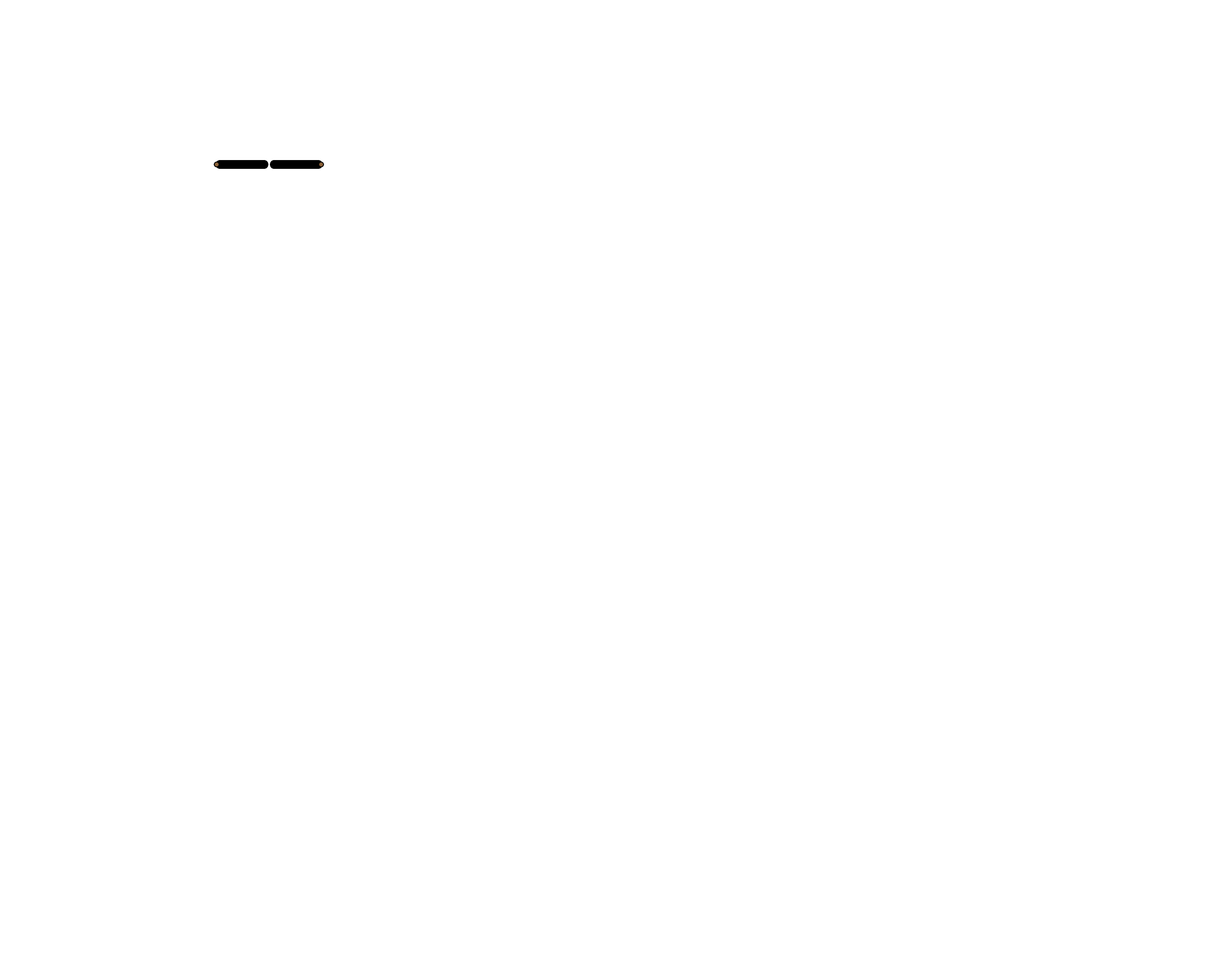
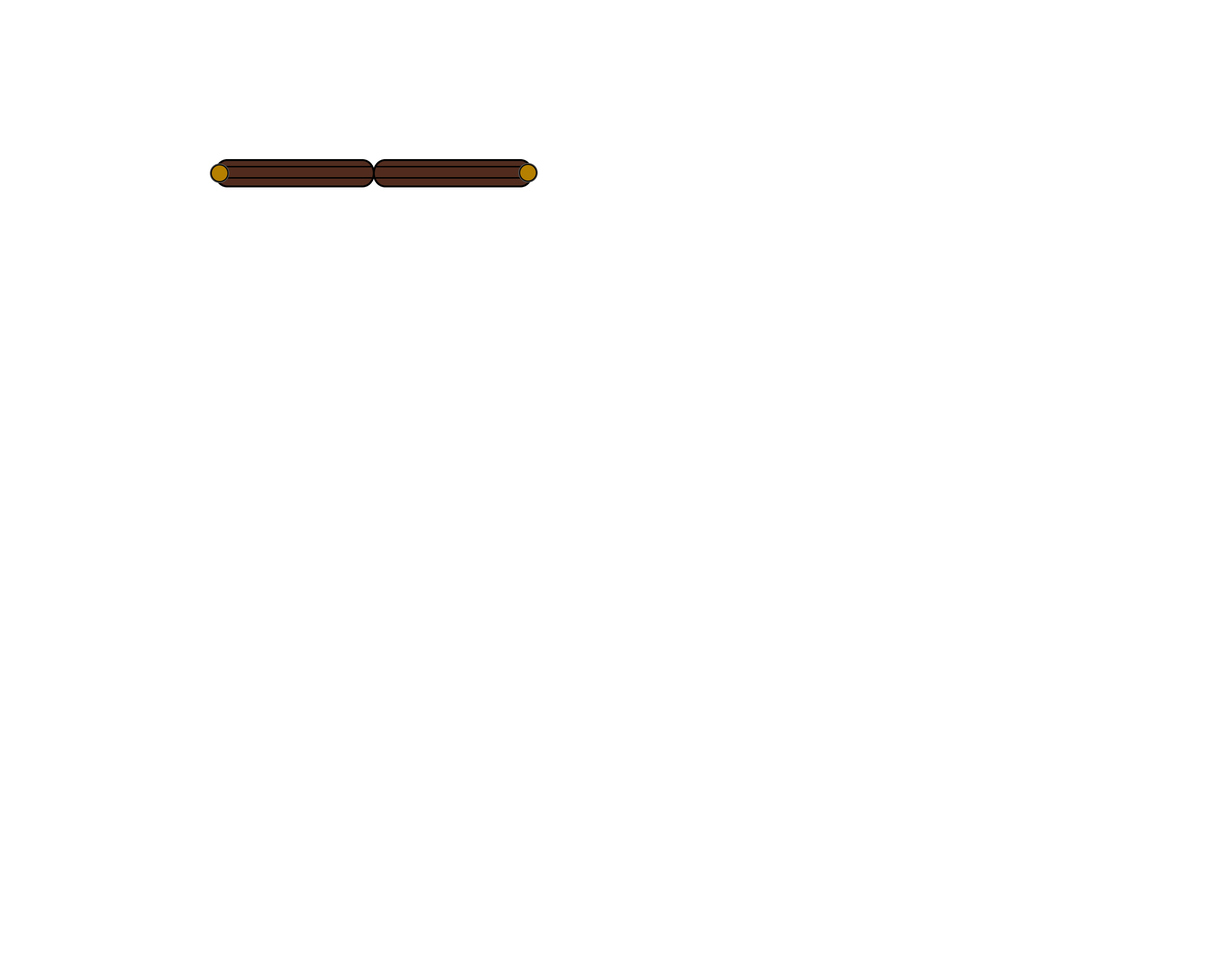
Layered file, before and after one edit (1220 × 976). Changes by layer:
painted on "right hatch circle" over [318, 161, 537, 182]
painted on "left hatch circle" over [210, 161, 229, 183]
painted on "right hatch line top" over [270, 162, 531, 167]
painted on "right hatch line bottom" over [270, 165, 530, 179]
painted on "entry right hatch" over [269, 160, 533, 187]
painted on "left hatch line top" over [216, 162, 371, 167]
painted on "left hatch line bottom" over [216, 165, 372, 179]
painted on "entry left hatch" over [215, 160, 374, 187]
